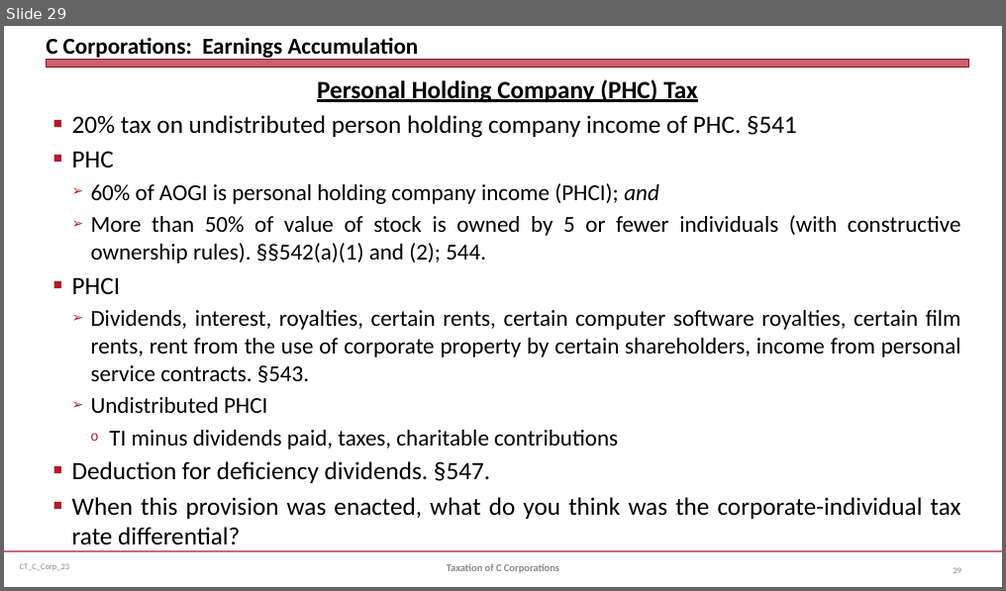
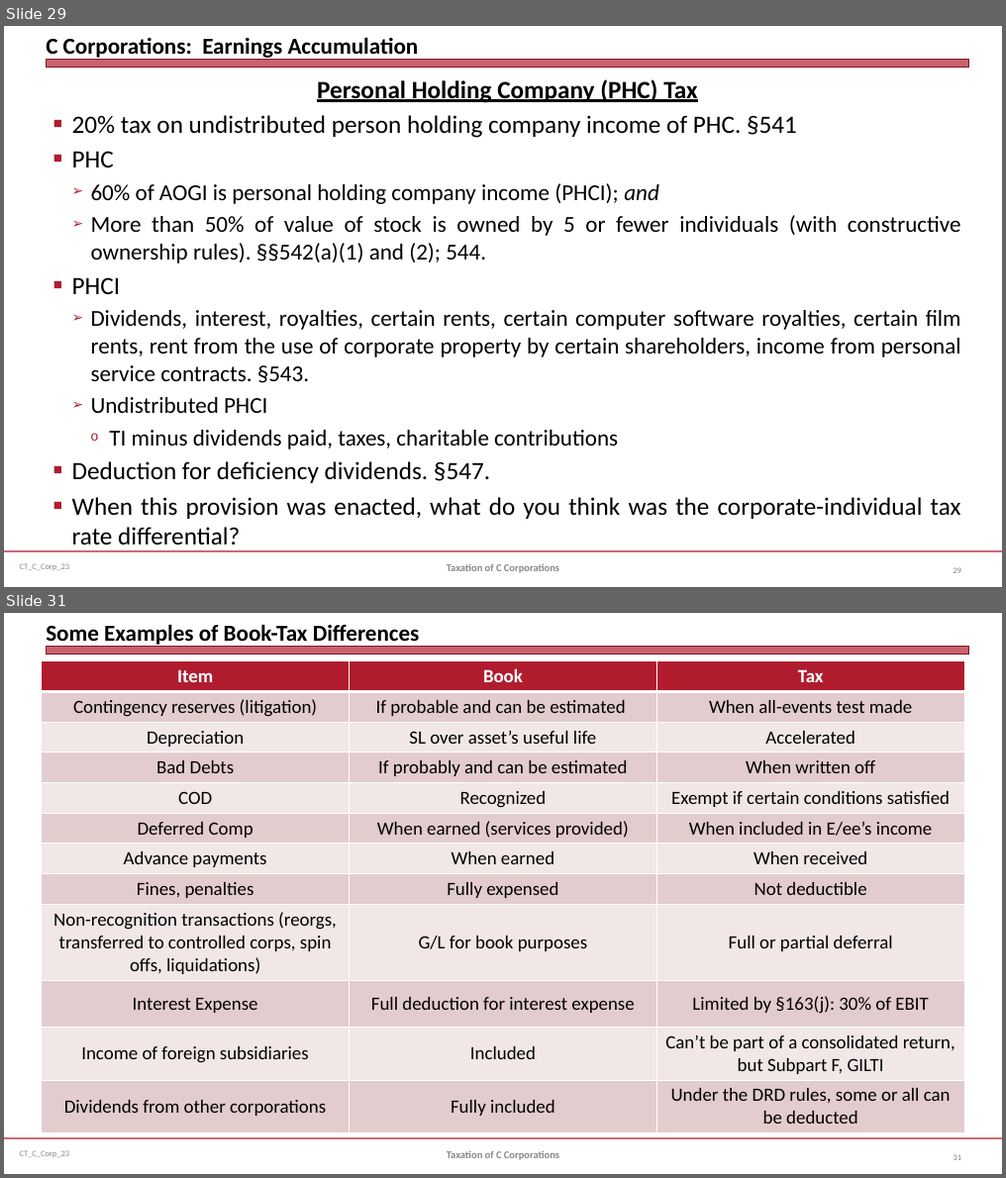
Before and after one commit to jmc877/Corporate-Tax, a slide deck: slides/CT_C_Corp_23.pptx. Shown one above the other, each under a label of ours: slide 29 before the commit, slides 29 and 31 after it; the slides between them are not shown. The pictures are 1006x591 and 1006x1178 pixels, drawn with LibreOffice and Linux fonts; fonts in the diff are those of the drawing. Boxes give left, top, right and bottom in pixels: in the first picture for what was removed or moved away, otherwise in the second. Text is boxed around its words. In the diff, an @@ line names an element or a change of style, - is before the commit and + after.

```diff
--- a/slides/CT_C_Corp_23.pptx
+++ b/slides/CT_C_Corp_23.pptx
@@ slide 31 added at bbox=[4, 613, 1002, 1174], background #FFFFFF; not listed: 3 template elements that a slide beside it also shows @@
@@ title added at bbox=[46, 624, 420, 648], 22 pt, text #000000, bold @@
+Some Examples of Book-Tax Differences
@@ table added at bbox=[42, 662, 964, 1128], 12 rows, 3 columns @@
+Item | Book | Tax
+Contingency reserves (litigation) | If probable and can be estimated | When all-events test made
+Depreciation | SL over asset’s useful life | Accelerated
+Bad Debts | If probably and can be estimated | When written off
+COD | Recognized | Exempt if certain conditions satisfied
+Deferred Comp | When earned (services provided) | When included in E/ee’s income
+Advance payments | When earned | When received
+Fines, penalties | Fully expensed | Not deductible
+Non-recognition transactions (reorgs, transferred to controlled corps, spin offs, liquidations) | G/L for book purposes | Full or partial deferral
+Interest Expense | Full deduction for interest expense | Limited by §163(j): 30% of EBIT
+Income of foreign subsidiaries | Included | Can’t be part of a consolidated return, but Subpart F, GILTI
+Dividends from other corporations | Fully included | Under the DRD rules, some or all can be deducted
@@ text added at bbox=[447, 1152, 559, 1160], 10 pt, text #898989, bold @@
+Taxation of C Corporations
@@ page number added at bbox=[953, 1155, 961, 1160], 8 pt, text #808080 @@
+31
```
Also in this commit, not shown: 8 slides changed, 5 other slides added.
